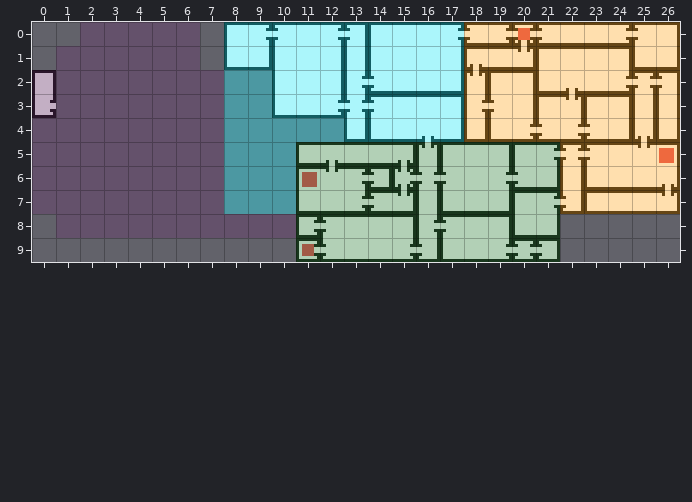
Tiled map, stored at assets/data/levels/minimap.tmx. That is the earlier state.
Cells are 8x8 px. Shown: x 0..26, y 0..9.
And afterwards:
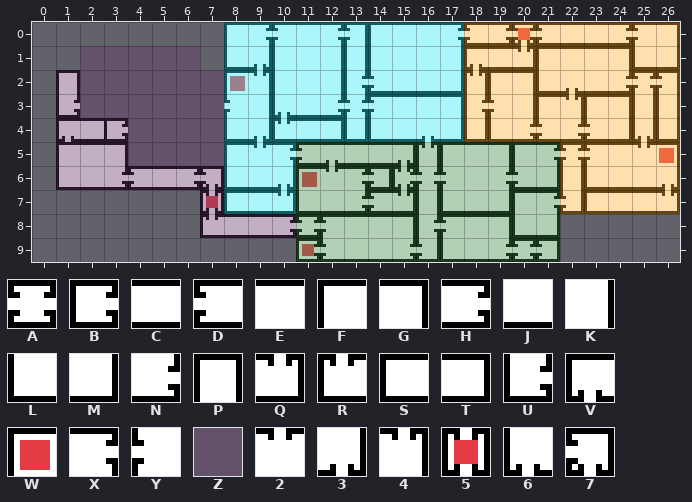
Key: from "minimap": A 3, B 12, C 14, D 18, E 21, F 22, G 23, H 26, J 28, K 29, L 30, M 31, N 38, P 39, Q 41, R 43, S 45, T 46, U 48, V 51, W 53, X 55, Y 56, Z 63, 2 65, 3 66, 4 67, 5 71, 6 72, 7 74.
_ is an empty cell.
Tiles replaced or removed in this view: B, L, M, P, S, U, Z.
See-through tiles are keyed as they look on the map.
The commit says: Completing the minimap and room layouts
Diff:
Changed rows in their new state; . is an unchanged cell.
Layer "MapLayer":
first column x 0:
 1 .........3...
 2 _P......W4...
 3 _U......YK6..
 4 .VCB....L3RCT
 5 .FEG....F2XD.
 6 .LJNDCH7LJ3..
 7 .......5SCQ..
 8 .......RCCHA.
Layer "AreaLayer":
first column x 0:
 2 _
 3 _
Boxes around the changes in both pictures, in picture pixels (x1, y1, x2, y2):
changed: (32, 46, 344, 238)
